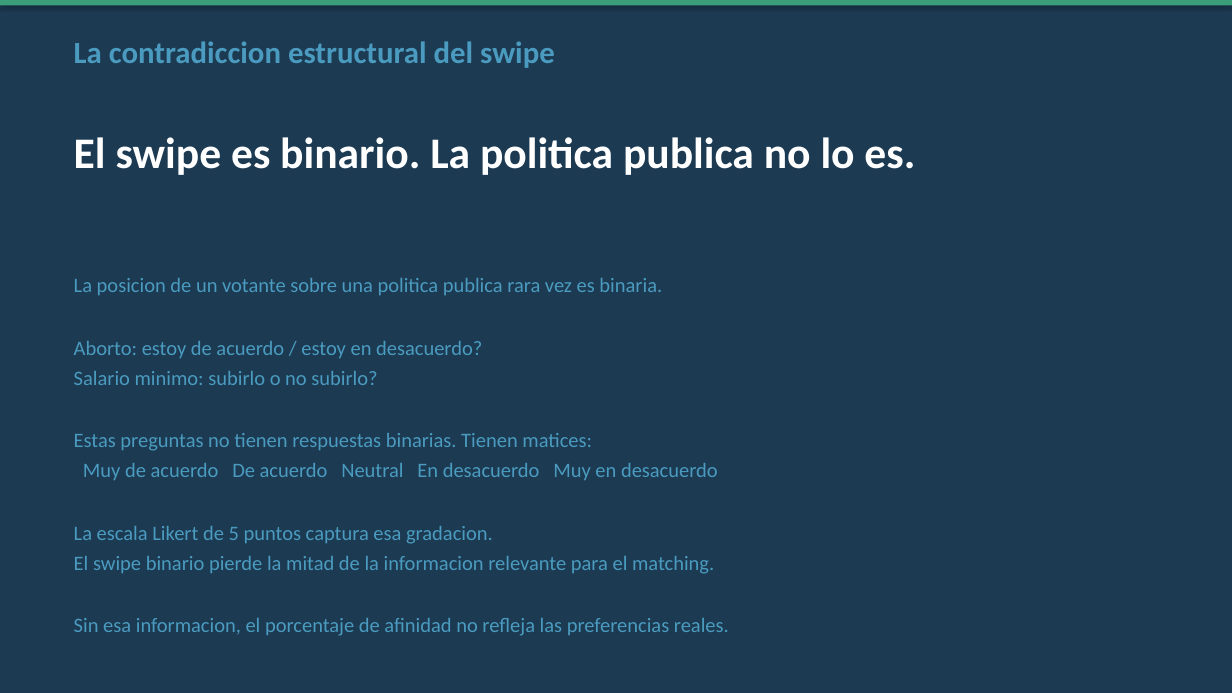
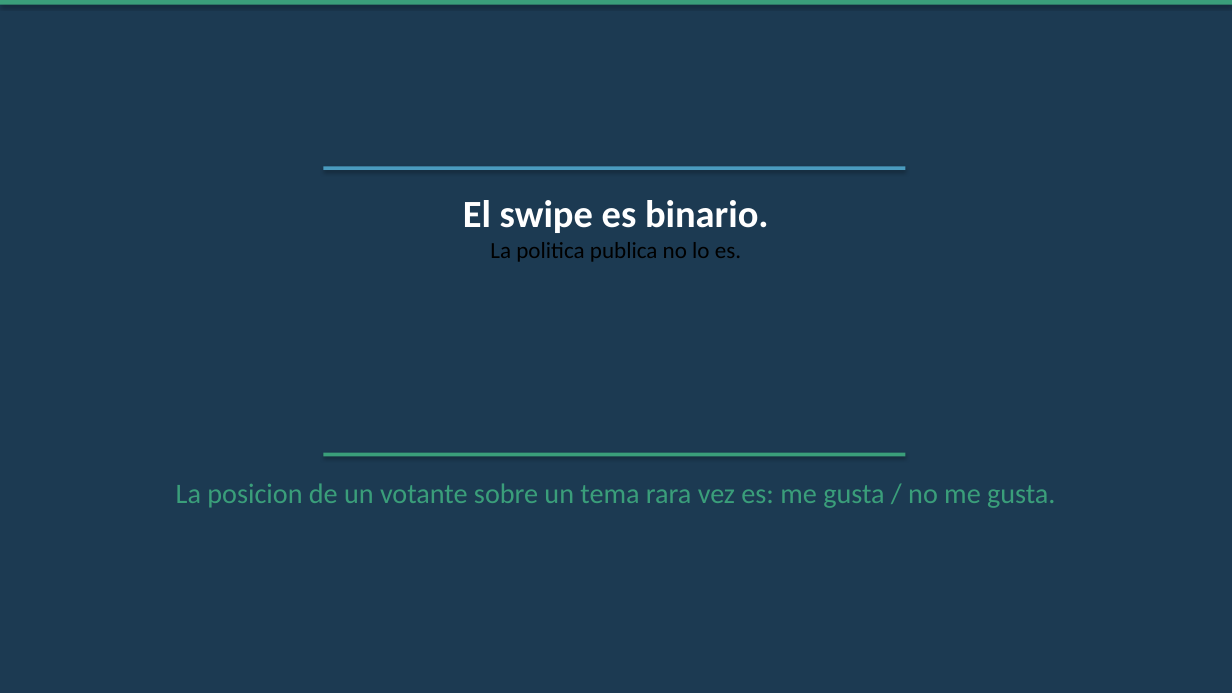
Before and after one commit to whatebria/tinder-decisivo, a slide deck: slide 11 of presentaciones/02_Evolucion_de_la_Idea.pptx. Drawn at 1232x693 pixels with LibreOffice and Linux fonts; fonts in the diff are those of the drawing. Boxes give left, top, right and bottom in pixels: in the first picture for what was removed or moved away, otherwise in the second. Text is boxed around its words. In the diff, an @@ line names an element or a change of style, - is before the commit and + after.

```diff
--- a/presentaciones/02_Evolucion_de_la_Idea.pptx
+++ b/presentaciones/02_Evolucion_de_la_Idea.pptx
@@ text removed at (x1=74, y1=41, x2=555, y2=68) @@
-La contradiccion estructural del swipe
@@ rectangle added at (x1=323, y1=166, x2=906, y2=170), fill #4A9BBF @@
@@ text "El swipe es binario. La ..." moved from (x1=74, y1=137, x2=915, y2=175) to (x1=463, y1=200, x2=769, y2=262) @@
@@ text "El swipe es binario. La ..." at (x1=463, y1=200, x2=769, y2=262): size 34 to 30 pt in "El swipe es binario."; size 34 to 18 pt, text colour #FFFFFF to #000000, bold off in "La politica publica no lo es."; alignment left to centre @@
@@ text removed at (x1=74, y1=278, x2=729, y2=636) @@
-La posicion de un votante sobre una politica publica rara vez es binaria.
-Aborto: estoy de acuerdo / estoy en desacuerdo?
-Salario minimo: subirlo o no subirlo?
-Estas preguntas no tienen respuestas binarias. Tienen matices:
-Muy de acuerdo De acuerdo Neutral En desacuerdo Muy en desacuerdo
-La escala Likert de 5 puntos captura esa gradacion.
-El swipe binario pierde la mitad de la informacion relevante para el matching.
-Sin esa informacion, el porcentaje de afinidad no refleja las preferencias reales.
@@ rectangle added at (x1=323, y1=453, x2=906, y2=457), fill #3A9E7A @@
@@ text added at (x1=176, y1=483, x2=1055, y2=508), 22 pt, text #3A9E7A @@
+La posicion de un votante sobre un tema rara vez es: me gusta / no me gusta.
```
Also in this commit, not shown: 12 other slides changed, 5 slides added, 5 slides removed, 10 other files.
